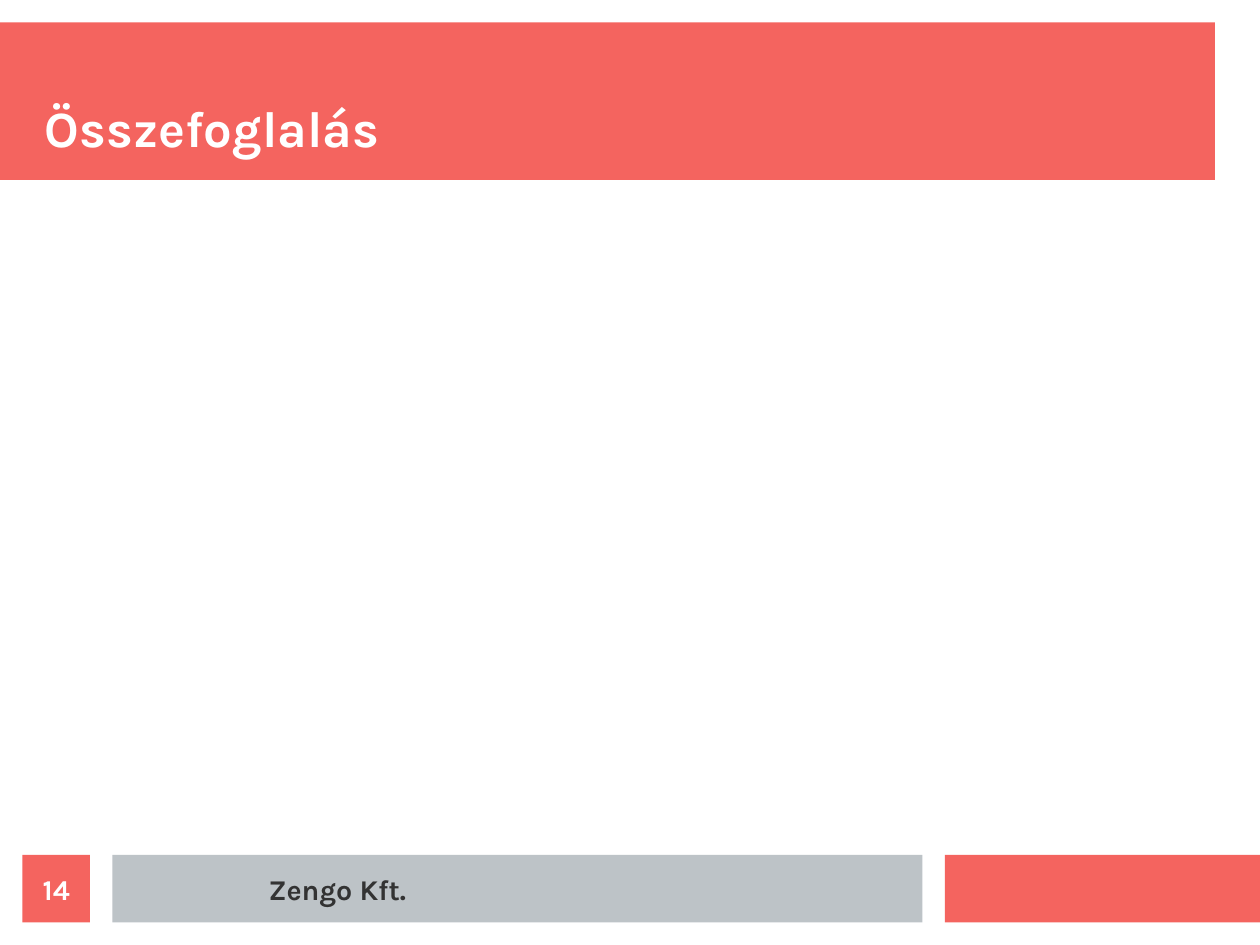
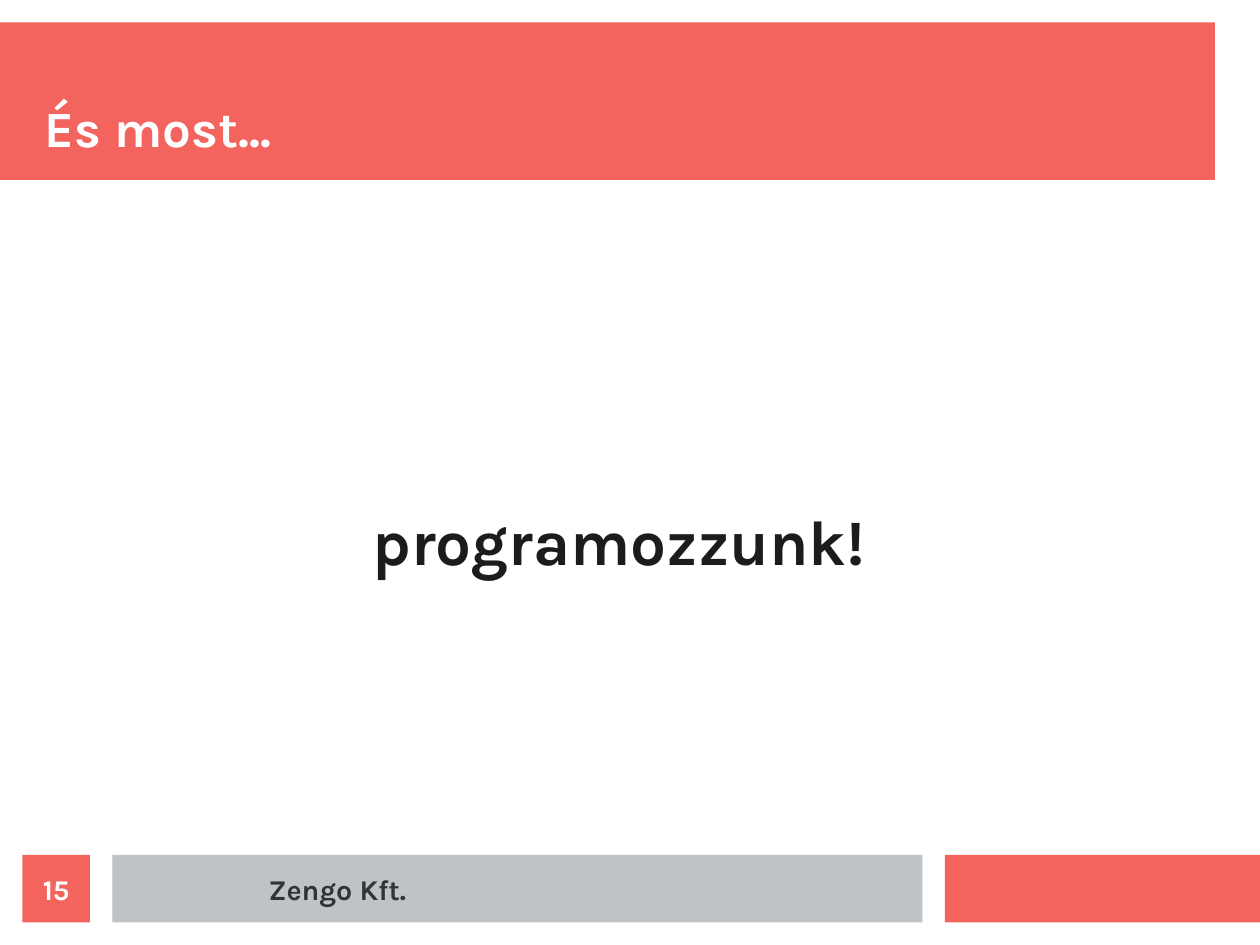
Before and after one commit to wboyz/laravel-basics, a slide deck: slide 15 of Laravel-for-beginners.odp (slide 14 before the commit). Drawn at 1260x945 pixels with LibreOffice and Linux fonts; fonts in the diff are those of the drawing. Boxes give left, top, right and bottom in pixels: in the first picture for what was removed or moved away, otherwise in the second. Text is boxed around its words. In the diff, an @@ line names an element or a change of style, - is before the commit and + after.

```diff
--- a/Laravel-for-beginners.odp
+++ b/Laravel-for-beginners.odp
@@ title at (x1=45, y1=101, x2=271, y2=148): text changed @@
-Összefoglalás
+És most...
@@ text added at (x1=372, y1=521, x2=865, y2=581), 40 pt, text #1C1C1C, bold @@
+programozzunk!
@@ page number at (x1=43, y1=881, x2=70, y2=901): text changed @@
-14
+15
```
Also in this commit, not shown: 1 other slide changed, 2 slides added.
